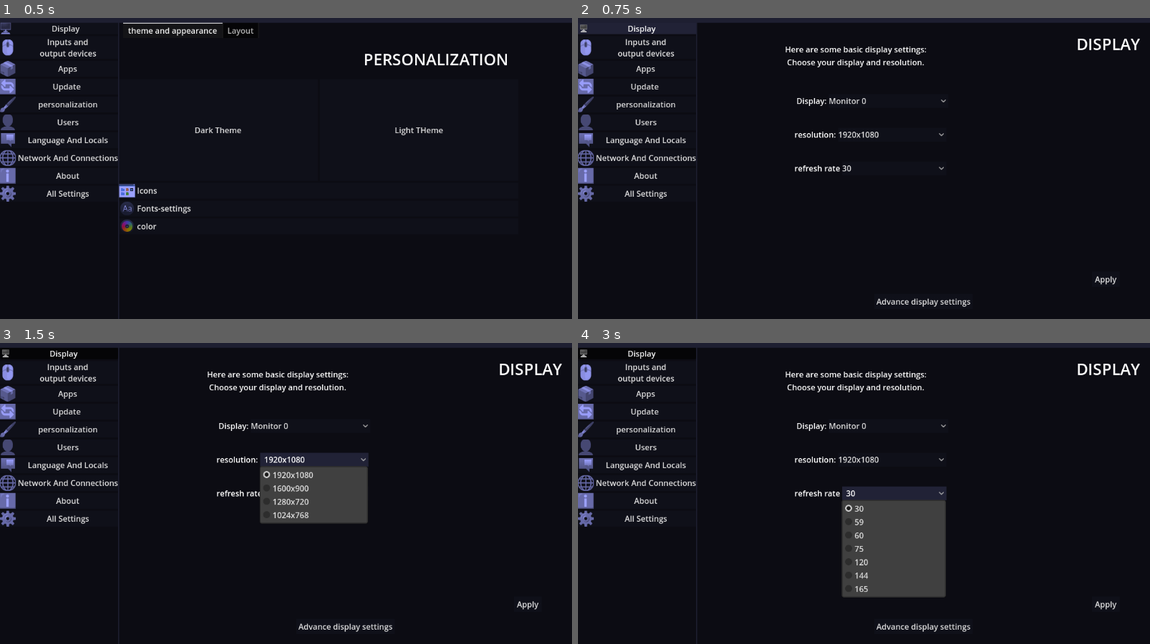
Above: before the commit, frames 1-4 (two rows, left to right).
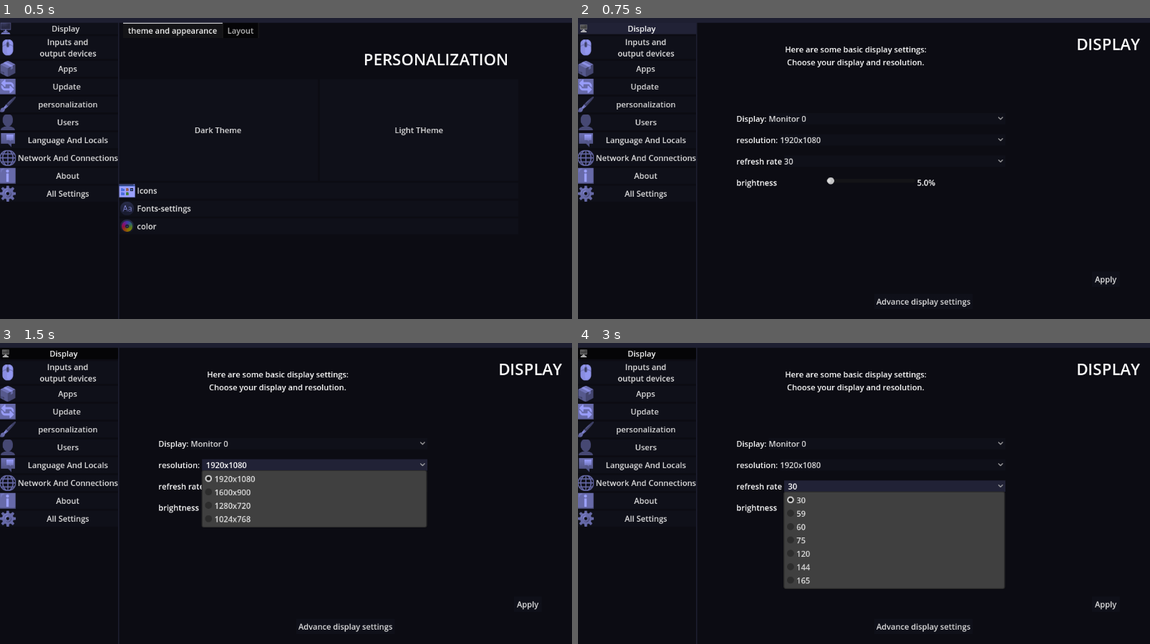
Above: after the commit, the same moments.

Repository: KAINAT-OS/K-SETTINGS
Game: Godot game, scene res://theme_main.tscn
Same seed, same stepped clock (60 frames per second), same inputs: the game is played once before the commit and once after it.
Inputs:
- Up to frame 1 (0.5 s): no input
- Up to frame 2 (0.75 s): click "Display" at 0.5 s
- Up to frame 3 (1.5 s): click "1920x1080" at 1.25 s
- Up to frame 4 (3 s): click "Advance display settings" at 2 s; click "30" at 2.75 s

Frame 1 is identical in both runs. In frame 2, 1.0% of the frame differs, in the area x 27-75%, y 26-57%; in frame 3, 6.3%; in frame 4, 9.7%, in the area x 27-75%, y 26-85%.
Error after the commit: Invalid assignment of property or key 'value' with value of type 'Nil' on a base object of type 'HSlider'. (res://Display-control.gd:25)

Commit message:
jhgjkashg

Diff:
--- a/binary-settings/Display-control.gd
+++ b/binary-settings/Display-control.gd
@@ -4,6 +4,7 @@
 @onready var resolution_dd    : OptionButton = %ResolutionDropdown
 @onready var applyx: Button = %apply
 @onready var rt_dropdown: OptionButton = %RT_Dropdown
+@onready var h_slider: HSlider = $VBoxContainer/BRIGTHNESS/HSlider
 
 # A list of common resolutions; replace or extend as desired:
 var common_res := [
@@ -21,6 +22,8 @@
 	_populate_refresh_rate()
 	_default_resulation_monitor()
 	applyx.connect("pressed",Callable(self,"_apply_settings"))
+	h_slider.value=load_variable()
+	%bdis.text=str(h_slider.value*100)+"%"
 
 func _default_resulation_monitor() -> void:
 	var primary_screen := DisplayServer.get_primary_screen()
@@ -84,16 +87,52 @@
 	# Change window mode
 
 	# Apply settings using xrandr
+	var brightness = h_slider.value
 	var monitor_name_raw =[]
 	OS.execute("bash",["-c","xrandr | grep 'primary' | cut -d' ' -f1"],monitor_name_raw)
 	var monitor_name = monitor_name_raw[0].split("\n")[0]
 	print (monitor_name)
   # Replace with the actual monitor name
 	var mode_str = "%dx%d" % [res.x, res.y]
-	var cmd_args = ["--output", monitor_name, "--mode", mode_str, "--rate", rate]
+	var cmd_args = ["--output", monitor_name, "--mode", mode_str, "--rate", rate, "--brightness", brightness]
 	print (cmd_args)
 	var exit_code = OS.execute("xrandr", cmd_args,[])
 	if exit_code != 0:
 		push_error("Failed to apply display settings.")
 	else:
 		print("Display settings applied successfully.")
+	save_variable()
+
+func _on_h_slider_value_changed(value: float) -> void:
+	_apply_settings()
+	%bdis.text=str(h_slider.value*100)+"%"
+
+
+func save_variable():
+	var config = ConfigFile.new()
+	var err = config.load("user://settings.cfg")  # Load existing config or create new
+
+	# Set the variable value in a section
+	config.set_value("settings", "brightness", h_slider.value)
+
+	# Save the config file
+	err = config.save("user://settings.cfg")
+	if err != OK:
+		print("Failed to save config file!")
+	else:
+		print("Config saved successfully.")
+
+
+
+func load_variable():
+	var config = ConfigFile.new()
+	var err = config.load("user://settings.cfg")
+
+	if err == OK:
+		# Read the value from the section with a default fallback
+		var my_var = config.get_value("settings", "brightness", 1)
+		print("Loaded variable:", my_var)
+		return my_var
+	else:
+		print("Failed to load config file!")
+		return null
--- a/binary-settings/manage_package.gd
+++ b/binary-settings/manage_package.gd
@@ -5,4 +5,6 @@
 	manage_package.pressed.connect(Callable(_on_pressed))
 
 func _on_pressed() -> void:
-	OS.execute("pkexec", ["synaptic"], [], true)
+	var out=[]
+	OS.execute("synaptic-pkexec",[],out)
+	print(out)
--- a/binary-settings/theme_main.tscn
+++ b/binary-settings/theme_main.tscn
@@ -198,7 +198,6 @@
 
 [node name="Display" type="PanelContainer" parent="main-panel/MarginContainer/HBoxContainer"]
 unique_name_in_owner = true
-visible = false
 layout_mode = 2
 size_flags_horizontal = 3
 
@@ -222,90 +221,6 @@
 [node name="Control" type="Control" parent="main-panel/MarginContainer/HBoxContainer/Display/MarginContainer"]
 layout_mode = 2
 script = ExtResource("13_vj7tl")
-
-[node name="resolution" type="Control" parent="main-panel/MarginContainer/HBoxContainer/Display/MarginContainer/Control"]
-layout_mode = 1
-anchor_left = 0.286836
-anchor_top = 0.374016
-anchor_right = 0.286836
-anchor_bottom = 0.374016
-offset_left = -74.5
-offset_top = -17.0
-offset_right = 74.5
-offset_bottom = 17.0
-grow_horizontal = 2
-grow_vertical = 2
-metadata/_edit_use_anchors_ = true
-
-[node name="HBoxContainer" type="HBoxContainer" parent="main-panel/MarginContainer/HBoxContainer/Display/MarginContainer/Control/resolution"]
-layout_mode = 0
-offset_right = 306.0
-offset_bottom = 28.0
-
-[node name="text" type="Label" parent="main-panel/MarginContainer/HBoxContainer/Display/MarginContainer/Control/resolution/HBoxContainer"]
-layout_mode = 2
-text = "resolution:"
-
-[node name="ResolutionDropdown" type="OptionButton" parent="main-panel/MarginContainer/HBoxContainer/Display/MarginContainer/Control/resolution/HBoxContainer"]
-unique_name_in_owner = true
-layout_mode = 2
-size_flags_horizontal = 3
-
-[node name="refresh_rate" type="Control" parent="main-panel/MarginContainer/HBoxContainer/Display/MarginContainer/Control"]
-layout_mode = 1
-anchor_left = 0.286836
-anchor_top = 0.496287
-anchor_right = 0.286836
-anchor_bottom = 0.496287
-offset_left = -74.5
-offset_top = -17.0
-offset_right = 74.5
-offset_bottom = 17.0
-grow_horizontal = 2
-grow_vertical = 2
-metadata/_edit_use_anchors_ = true
-
-[node name="HBoxContainer" type="HBoxContainer" parent="main-panel/MarginContainer/HBoxContainer/Display/MarginContainer/Control/refresh_rate"]
-layout_mode = 0
-offset_right = 306.0
-offset_bottom = 28.0
-
-[node name="text" type="Label" parent="main-panel/MarginContainer/HBoxContainer/Display/MarginContainer/Control/refresh_rate/HBoxContainer"]
-layout_mode = 2
-text = "refresh rate"
-
-[node name="RT_Dropdown" type="OptionButton" parent="main-panel/MarginContainer/HBoxContainer/Display/MarginContainer/Control/refresh_rate/HBoxContainer"]
-unique_name_in_owner = true
-layout_mode = 2
-size_flags_horizontal = 3
-
-[node name="display" type="Control" parent="main-panel/MarginContainer/HBoxContainer/Display/MarginContainer/Control"]
-layout_mode = 1
-anchor_left = 0.291609
-anchor_top = 0.251968
-anchor_right = 0.291609
-anchor_bottom = 0.251968
-offset_left = -74.5
-offset_top = -17.0
-offset_right = 74.5
-offset_bottom = 17.0
-grow_horizontal = 2
-grow_vertical = 2
-metadata/_edit_use_anchors_ = true
-
-[node name="HBoxContainer" type="HBoxContainer" parent="main-panel/MarginContainer/HBoxContainer/Display/MarginContainer/Control/display"]
-layout_mode = 0
-offset_right = 306.0
-offset_bottom = 28.0
-
-[node name="text" type="Label" parent="main-panel/MarginContainer/HBoxContainer/Display/MarginContainer/Control/display/HBoxContainer"]
-layout_mode = 2
-text = "Display:"
-
-[node name="MonitorDropdown" type="OptionButton" parent="main-panel/MarginContainer/HBoxContainer/Display/MarginContainer/Control/display/HBoxContainer"]
-unique_name_in_owner = true
-layout_mode = 2
-size_flags_horizontal = 3
 
 [node name="Label" type="Label" parent="main-panel/MarginContainer/HBoxContainer/Display/MarginContainer/Control"]
 layout_mode = 1
@@ -351,6 +266,76 @@
 text = "Apply"
 metadata/_edit_use_anchors_ = true
 
+[node name="VBoxContainer" type="VBoxContainer" parent="main-panel/MarginContainer/HBoxContainer/Display/MarginContainer/Control"]
+layout_mode = 1
+anchors_preset = -1
+anchor_left = 0.0671296
+anchor_top = 0.16129
+anchor_right = 0.689815
+anchor_bottom = 0.693548
+grow_horizontal = 2
+grow_vertical = 2
+theme_override_constants/separation = 20
+alignment = 1
+metadata/_edit_use_anchors_ = true
+
+[node name="dISPLAY" type="HBoxContainer" parent="main-panel/MarginContainer/HBoxContainer/Display/MarginContainer/Control/VBoxContainer"]
+layout_mode = 2
+
+[node name="text" type="Label" parent="main-panel/MarginContainer/HBoxContainer/Display/MarginContainer/Control/VBoxContainer/dISPLAY"]
+layout_mode = 2
+text = "Display:"
+
+[node name="MonitorDropdown" type="OptionButton" parent="main-panel/MarginContainer/HBoxContainer/Display/MarginContainer/Control/VBoxContainer/dISPLAY"]
+unique_name_in_owner = true
+layout_mode = 2
+size_flags_horizontal = 3
+
+[node name="RESULATION" type="HBoxContainer" parent="main-panel/MarginContainer/HBoxContainer/Display/MarginContainer/Control/VBoxContainer"]
+layout_mode = 2
+
+[node name="text" type="Label" parent="main-panel/MarginContainer/HBoxContainer/Display/MarginContainer/Control/VBoxContainer/RESULATION"]
+layout_mode = 2
+text = "resolution:"
+
+[node name="ResolutionDropdown" type="OptionButton" parent="main-panel/MarginContainer/HBoxContainer/Display/MarginContainer/Control/VBoxContainer/RESULATION"]
+unique_name_in_owner = true
+layout_mode = 2
+size_flags_horizontal = 3
+
+[node name="RATE" type="HBoxContainer" parent="main-panel/MarginContainer/HBoxContainer/Display/MarginContainer/Control/VBoxContainer"]
+layout_mode = 2
+
+[node name="text" type="Label" parent="main-panel/MarginContainer/HBoxContainer/Display/MarginContainer/Control/VBoxContainer/RATE"]
+layout_mode = 2
+text = "refresh rate"
+
+[node name="RT_Dropdown" type="OptionButton" parent="main-panel/MarginContainer/HBoxContainer/Display/MarginContainer/Control/VBoxContainer/RATE"]
+unique_name_in_owner = true
+layout_mode = 2
+size_flags_horizontal = 3
+
+[node name="BRIGTHNESS" type="HBoxContainer" parent="main-panel/MarginContainer/HBoxContainer/Display/MarginContainer/Control/VBoxContainer"]
+layout_mode = 2
+
+[node name="Label" type="Label" parent="main-panel/MarginContainer/HBoxContainer/Display/MarginContainer/Control/VBoxContainer/BRIGTHNESS"]
+layout_mode = 2
+size_flags_horizontal = 3
+text = "brightness"
+
+[node name="HSlider" type="HSlider" parent="main-panel/MarginContainer/HBoxContainer/Display/MarginContainer/Control/VBoxContainer/BRIGTHNESS"]
+layout_mode = 2
+size_flags_horizontal = 3
+min_value = 0.05
+max_value = 1.0
+step = 0.01
+value = 0.95
+
+[node name="bdis" type="Label" parent="main-panel/MarginContainer/HBoxContainer/Display/MarginContainer/Control/VBoxContainer/BRIGTHNESS"]
+unique_name_in_owner = true
+layout_mode = 2
+size_flags_horizontal = 3
+
 [node name="Inputs" type="PanelContainer" parent="main-panel/MarginContainer/HBoxContainer"]
 unique_name_in_owner = true
 visible = false
@@ -483,6 +468,7 @@
 
 [node name="APPS" type="PanelContainer" parent="main-panel/MarginContainer/HBoxContainer"]
 unique_name_in_owner = true
+visible = false
 layout_mode = 2
 size_flags_horizontal = 3
 mouse_filter = 1
@@ -599,14 +585,15 @@
 metadata/_edit_use_anchors_ = true
 
 [node name="Control" type="Control" parent="main-panel/MarginContainer/HBoxContainer/APPS/Control"]
+layout_mode = 1
 anchors_preset = 0
-offset_right = 218.0
-offset_bottom = 81.0
+offset_right = 285.0
+offset_bottom = 79.0
 
 [node name="VBoxContainer" type="VBoxContainer" parent="main-panel/MarginContainer/HBoxContainer/APPS/Control/Control"]
-layout_mode = 0
-offset_right = 277.0
-offset_bottom = 66.0
+layout_mode = 1
+offset_right = 267.0
+offset_bottom = 101.0
 
 [node name="default_apps" type="Button" parent="main-panel/MarginContainer/HBoxContainer/APPS/Control/Control/VBoxContainer"]
 layout_mode = 2
@@ -634,7 +621,7 @@
 offset_top = -31.0
 grow_horizontal = 2
 grow_vertical = 0
-text = "Manage Packages(package manager)"
+text = "Package Manager"
 script = ExtResource("31_f3uth")
 
 [node name="UPDATE" type="PanelContainer" parent="main-panel/MarginContainer/HBoxContainer"]
@@ -1222,6 +1209,7 @@
 
 [connection signal="pressed" from="main-panel/MarginContainer/HBoxContainer/settings-panel-margin/settings_panel/VBoxContainer/Button10" to="main-panel/MarginContainer" method="_on_button_10_pressed"]
 [connection signal="pressed" from="main-panel/MarginContainer/HBoxContainer/Display/MarginContainer/Control/all settings" to="main-panel/MarginContainer/HBoxContainer/Display/MarginContainer/Control/all settings" method="_on_pressed"]
+[connection signal="value_changed" from="main-panel/MarginContainer/HBoxContainer/Display/MarginContainer/Control/VBoxContainer/BRIGTHNESS/HSlider" to="main-panel/MarginContainer/HBoxContainer/Display/MarginContainer/Control" method="_on_h_slider_value_changed"]
 [connection signal="pressed" from="main-panel/MarginContainer/HBoxContainer/Inputs/TabContainer/input devices/VBoxContainer/btn_Mouse" to="main-panel/MarginContainer/HBoxContainer/Inputs/TabContainer/input devices/VBoxContainer/btn_Mouse" method="_on_pressed"]
 [connection signal="pressed" from="main-panel/MarginContainer/HBoxContainer/Inputs/TabContainer/input devices/VBoxContainer/HBoxContainer/btn_keyboard" to="main-panel/MarginContainer/HBoxContainer/Inputs/TabContainer/input devices/VBoxContainer/HBoxContainer/btn_keyboard" method="_on_pressed"]
 [connection signal="pressed" from="main-panel/MarginContainer/HBoxContainer/Inputs/TabContainer/input devices/VBoxContainer/HBoxContainer/shortcuts" to="main-panel/MarginContainer" method="_on_shortcuts_pressed"]
Not shown, changed: binary-settings/Builds/linux/K-settings/usr/bin/kainat-settings.x86_64
